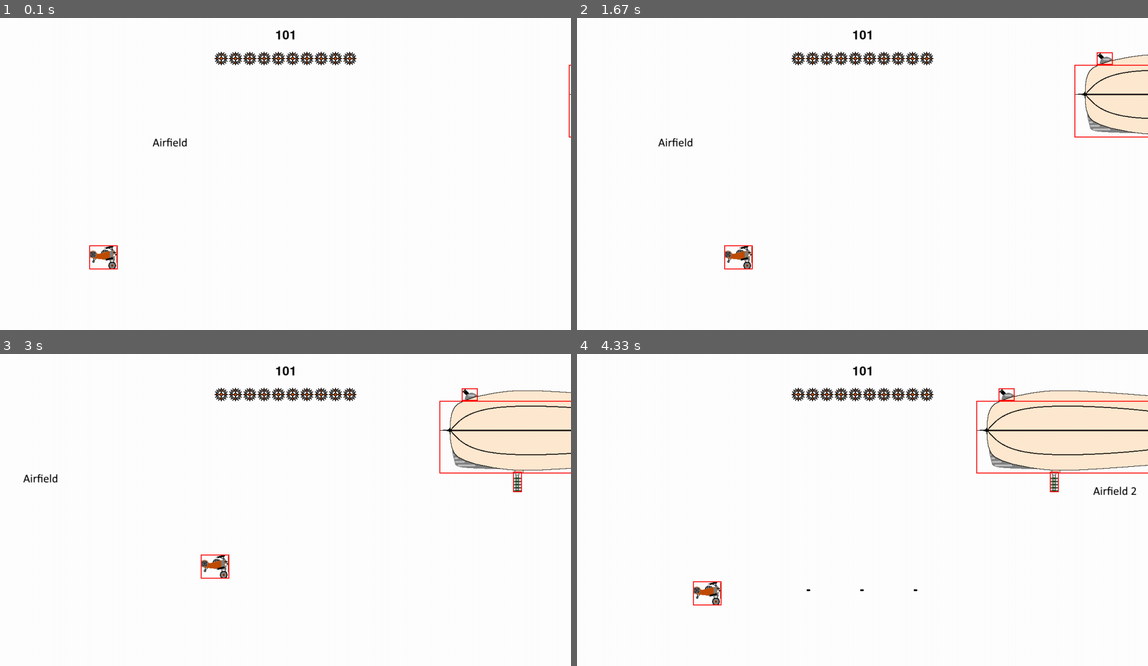
Above: before the commit, frames 1-4 (two rows, left to right).
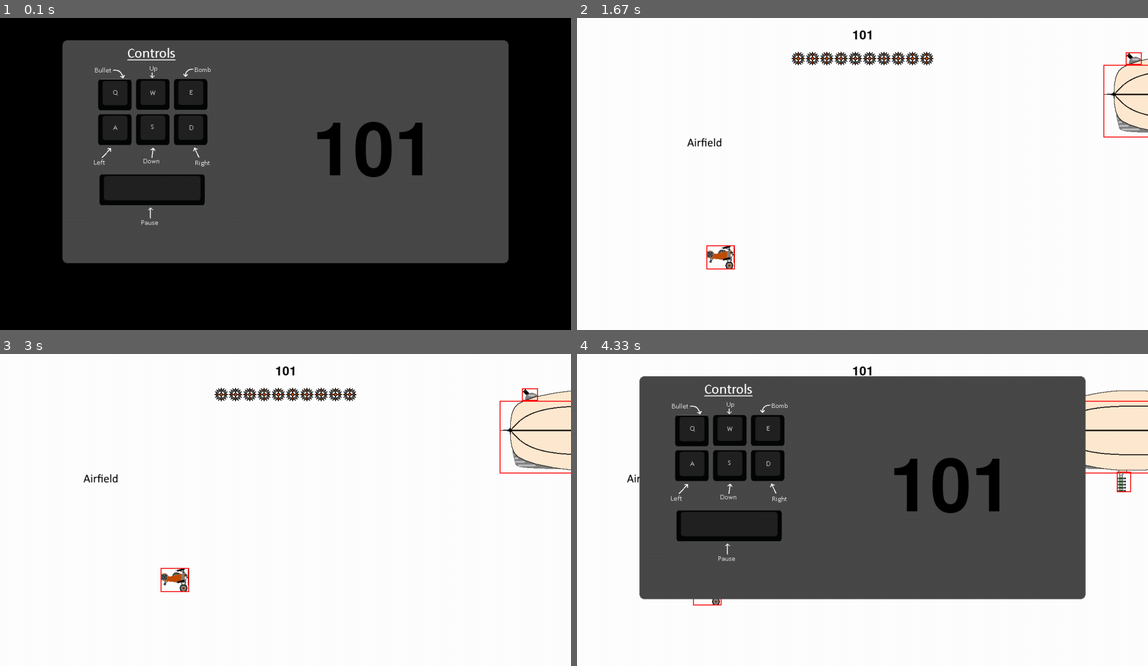
Above: after the commit, the same moments.

Repository: TKDominick/PyGame
Game: pygame game, started from WWIGame.py
The game is run twice, just before and just after one commit, with the same random seed, the same clock (stepped at 60 frames per second) and the same inputs.
Inputs:
- Up to frame 1 (0.1 s): no input
- Up to frame 2 (1.67 s): tap Space at 0.33, 1.17 s; hold Space 0.67-1.13 s; hold D 0.67-1.13 s; hold D from 1.5 s (still down)
- Up to frame 3 (3 s): release D at 1.97 s; hold W 2-2.3 s; tap Space at 2.07, 2.4, 2.7, 2.9 s; hold D 2.33-2.8 s; hold A from 2.83 s (still down)
- Up to frame 4 (4.33 s): tap Space at 3.2, 3.47, 3.8, 4.23 s; release A at 3.37 s; hold S 3.4-3.7 s; hold Q 3.73-4.13 s; hold A 3.73-4.13 s; hold A from 4.17 s (still down)

The runs differ from the first frame. In frame 1, 100% of the frame differs, in the area x 0-100%, y 0-100%; in frame 2, 2.3%; in frame 3, 4.1%; in frame 4, 56%.

Commit message:
Added end of game, finished bossfight, added bossplanes

Diff:
--- a/WWIGame.py
+++ b/WWIGame.py
@@ -5,7 +5,7 @@
 
 win = pygame.display.set_mode((1280,700))
 
-pygame.display.set_caption("Test Game")
+pygame.display.set_caption("Plane Shooter Game")
 
 Left = False
 Right = False
@@ -26,6 +26,9 @@
 bg2y = 0
 bg3x = 2560
 bg3y = 0
+
+paused = True
+won = False
 
 framecount = 0
 bossspawned = False
@@ -39,9 +42,7 @@
 BombCD = 3500
 BulletCD = 2000
 font = pygame.font.SysFont('sitkasmallsitkatextitalicsitkasubheadingitalicsitkaheadingitalicsitkadisplayitalicsitkabanneritalic.ttf', 42)
-
-
-
+font2 = pygame.font.SysFont('sitkasmallsitkatextitalicsitkasubheadingitalicsitkaheadingitalicsitkadisplayitalicsitkabanneritalic.ttf', 242)
 killed = []
 
 clock = pygame.time.Clock()
@@ -123,17 +124,26 @@
 			self.xvel = -40
 			self.xaccel =0
 			self.sprite = pygame.image.load('Bullet.png')
+		if projtype == 11:
+			self.damage = 1
+			self.move = 5
+			self.yvel = 0
+			self.yaccel = 0
+			self.xvel = -30
+			self.xaccel = 0
+			self.sprite = pygame.image.load('FBBullet.png')
 
 		if projtype == 12:
 			self.damage = 2
 			self.move = 3
-			self.yvel = -80
-			self.yaccel = 10
-			self.xvel = -60
+			self.yvel = -40
+			self.yaccel = 5
+			self.xvel = -20
 			self.xaccel = 0
 			self.sprite = pygame.image.load('FBBullet.png')
 		if projtype == 13:
 			self.x = x+54
+			self.damage = 2
 			self.move = 12
 			self.yvel = 3
 			self.yaccel = 0
@@ -142,7 +152,14 @@
 			self.sprite = pygame.image.load('FBMissile.png')
 			pass
 		if projtype == 14:
+			self.damage = 0
 			self.move = 99
+			Bossplane = Enemy(1300, 450, 9)
+			enemies.append(Bossplane)
+			Bossplane2 = Enemy(1450, 450, 9)
+			enemies.append(Bossplane2)
+			Bossplane3 = Enemy(1600, 450, 9)
+			enemies.append(Bossplane3)
 			self.sprite = pygame.image.load('BossProjectile.png')
 
 
@@ -171,7 +188,9 @@
 
 		elif self.move == 12: # targeting missile
 			if self.x < targetx:
-				self.x+= self.xvel
+				self.x += self.xvel
+			if self.x > targetx:
+				self.x -= self.xvel
 			if self.y < targety:
 				self.y += self.yvel
 			if self.y > targety:
@@ -179,7 +198,6 @@
 
 		elif self.move == 99:
 			pass
-
 	def Draw(self):
 		win.blit(self.sprite, (self.x, self.y))
 
@@ -329,7 +347,7 @@
 			self.name = 'Aurora 1A'
 			self.x = x
 			self.y = y
-			self.health = 100
+			self.health = 15
 			self.vel = 10
 			self. width = 64
 			self.height = 64
@@ -346,15 +364,15 @@
 			self.name = 'Aurora Cannon'
 			self.x = x
 			self.y = y
-			self.health = 75
+			self.health = 125
 			self.vel = 5
 			self.width = 36
 			self.height = 28
 			self.sprite = pygame.image.load('BossCannon.png')
 			self.attacktype = 12
 			self.attacksprite = pygame.image.load('FBBullet.png')
-			self.attackCD = 2500
-			self.CDMAX = 2500
+			self.attackCD = 1000
+			self.CDMAX = 1000
 			self.movetype = 97
 			self.hitbox = (self.x, self.y, self.width, self.height)
 		if enemtype == 11: #Final Boss Missiles
@@ -363,15 +381,15 @@
 			self.name = 'Aurora Missiles'
 			self.x = x
 			self.y = y
-			self.health = 50
+			self.health = 100
 			self.vel = 5
-			self.width = 20
+			self.width = 32
 			self.height = 46
 			self.sprite = pygame.image.load('BossMissiles.png')
 			self.attacktype = 13
 			self.attacksprite = pygame.image.load('FBMissile.png')
-			self.attackCD = 10000
-			self.CDMAX = 12500
+			self.attackCD = 5000
+			self.CDMAX = 5000
 			self.movetype = 98
 			self.hitbox = (self.x , self.y, self.width, self.height)
 		if enemtype == 12: #Final Boss
@@ -387,8 +405,8 @@
 			self.sprite = pygame.image.load('FinalBossBlimp.png')
 			self.attacktype = 14
 			self.attacksprite = pygame.image.load('FinalBossPlane.png')
-			self.attackCD = 15000
-			self.CDMAX = 15000
+			self.attackCD = 8000
+			self.CDMAX = 12000
 			self.movetype = 99
 			self.hitbox = (self.x , self.y, self.width, self.height)
 
@@ -427,7 +445,14 @@
 			pass
 
 		if self.movetype == 6:
-			pass
+			if self.y < y - 20:
+				self.y += self.vel
+			if self.y > y + 20:
+				self.y -= self.vel
+			if self.x < x + 250:
+				self.x += self.vel
+			if self.x > x + 275:
+				self.x -= self.vel
 
 		if self.movetype == 7:
 			pass
@@ -597,7 +622,7 @@
 	for explosion in explosions:
 		win.blit(pygame.image.load('Explosion.png'), explosion)
 
-	pygame.display.update()
+	pygame.display.flip()
 
 def GetWave():
 	global killed
@@ -629,160 +654,205 @@
 run = True
 while run:
 	clock.tick(20)
-
-	BackgroundRunner()
-	GetWave()
+	keys = pygame.key.get_pressed()
+
+
+	if paused:
+
+		for event in pygame.event.get():
+			if event.type == pygame.QUIT:
+				run = False
+
+
+		pausedscreen = pygame.image.load('PausedScreen.png')
+		win.blit(pausedscreen, (140, 50))
+		textplate = font2.render(str(score), True, (0, 0, 0))
+		if len(str(score)) == 1:
+			win.blit(textplate, (800, 220))
+		if len(str(score)) == 2:
+			win.blit(textplate, (750, 220))
+		if len(str(score)) == 3:
+			win.blit(textplate, (700, 220))
+
+		pygame.display.flip()
+
+		if keys[pygame.K_SPACE]:
+			paused = False
+
+	else:
+
+		BackgroundRunner()
+		GetWave()
+
+		for event in pygame.event.get():
+			if event.type == pygame.QUIT:
+				run = False
+
+		while True:
+
+			if keys[pygame.K_a] and Plane.x > Plane.vel - 1:
+				Plane.x -= Plane.vel
+			elif keys[pygame.K_d] and Plane.x < 1280 - Plane.width - Plane.vel + 10:
+				Plane.x += Plane.vel
+			if keys[pygame.K_w] and Plane.y > Plane.vel - 1:
+				Plane.y -= Plane.vel
+			if keys[pygame.K_s] and Plane.y < 600 - Plane.height - Plane.vel + 10:
+				Plane.y += Plane.vel
+
+			if keys[pygame.K_q] and BulletCD == 0:
+				if len(bullets) < 10:
+					PlayerBullet = Projectile(Plane.x + 35, Plane.y + 26, 1)
+					bullets.append(PlayerBullet)
+					BulletCD += 150
+				elif len(bullets) == 10:
+					BulletCD += 3500
+			if keys[pygame.K_e] and BombCD == 0:
+				if len(bombs) < 5:
+					PlayerBomb = Projectile(Plane.x + 20, Plane.y + 40, 2)
+					bombs.append(PlayerBomb)
+					BombCD += 400
+				if len(bombs) >= 2:
+					BombCD += 5000
+			break     #Key Presses
+
+		if BulletCD != 0:
+			BulletCD -= 50
+		if BombCD != 0:
+			BombCD -= 50
+
+		for bullet in bullets:
+			if 0 < bullet.x < 1280:
+				bullet.Move(Plane.x, Plane.y)
+			else:
+				bullets.pop(bullets.index(bullet))
+
+		for bomb in bombs:
+			if 0 < bomb.x < 1280 and bomb.y < 700:
+				bomb.Move(Plane.x, Plane.y)
+			else:
+				bombs.pop(bombs.index(bomb))
+
+		for enemy in enemies:
+			enemy.Move(Plane.x,Plane.y)
+			if enemy.attackCD <= 0:
+				EnemyAttack = Projectile(enemy.x, enemy.y, enemy.attacktype)
+				enemyattacks.append(EnemyAttack)
+				enemy.attackCD = enemy.CDMAX
+			else:
+				enemy.attackCD -= 40
+			if enemy.type < 12:
+				enemy.hitbox = (enemy.x, enemy.y, enemy.width, enemy.height)
+			else:
+				enemy.hitbox = (enemy.x, enemy.y + 23, enemy.width, enemy.height)
+
+			while True:
+				if enemy.type < 12:
+					for bullet in bullets:
+						if ColissionDetect(enemy.x, enemy.y, enemy.width, enemy.height, bullet.x, bullet.y):
+							enemy.health -= 3
+							Explosion = (bullet.x,bullet.y)
+							explosions.append(Explosion)
+							bullets.pop(bullets.index(bullet))
+
+					for bomb in bombs:
+						if ColissionDetect(enemy.x, enemy.y, enemy.width, enemy.height, bomb.x, bomb.y):
+							enemy.health -= 10
+							Explosion = (bomb.x,bomb.y)
+							explosions.append(Explosion)
+							bombs.pop(bombs.index(bomb))
+				else:
+					for bullet in bullets:
+						if ColissionDetect(enemy.x, enemy.y + 23, enemy.width, enemy.height, bullet.x, bullet.y):
+							enemy.health -= 3
+							Explosion = (bullet.x, bullet.y)
+							explosions.append(Explosion)
+							bullets.pop(bullets.index(bullet))
+
+					for bomb in bombs:
+						if ColissionDetect(enemy.x, enemy.y + 23, enemy.width, enemy.height, bomb.x, bomb.y):
+							enemy.health -= 10
+							Explosion = (bomb.x, bomb.y)
+							explosions.append(Explosion)
+							bombs.pop(bombs.index(bomb))
+
+				break
+
+			if enemy.type < 12:
+				if enemy.health <= 0:
+					killed.append(enemy.name)
+					score += enemy.score
+					enemies.pop(enemies.index(enemy))
+			else:
+				if enemy.health <= 0:
+					killed.append(enemy.name)
+					score += enemy.score
+					run = False
+					won = True
+					enemies.pop(enemies.index(enemy))
+
+
+		for attack in enemyattacks:
+			if 0 < attack.x < 1280 and attack.y < 700:
+				attack.Move(Plane.x, Plane.y)
+				attack.Draw()
+			else:
+				enemyattacks.pop(enemyattacks.index(attack))
+
+			if ColissionDetect(Plane.x, Plane.y, Plane.width, Plane.height, attack.x, attack.y):
+				Plane.health -= attack.damage
+				Explosion = (attack.x,attack.y)
+				explosions.append(Explosion)
+				enemyattacks.pop(enemyattacks.index(attack))
+
+		Plane.hitbox = (Plane.x, Plane.y + (64 - Plane.height), Plane.width, Plane.height)
+
+		if framecount + 1 > 24:
+			framecount = 0
+
+		if framecount % 6 == 0:
+			explosions = []
+		framecount += 1
+		redrawGameWindow()
+		if Plane.health <= 0:
+			run = False
+			won = False
+
+		if keys[pygame.K_SPACE]:
+			paused = True
+
+while True:
+	clock.tick(40)
+	keys = pygame.key.get_pressed()
 
 	for event in pygame.event.get():
 		if event.type == pygame.QUIT:
-			run = False
-
-	while True:
-		keys = pygame.key.get_pressed()
-
-		if keys[pygame.K_q]:
-			pass
-
-		if keys[pygame.K_a] and Plane.x > Plane.vel - 1:
-			Plane.x -= Plane.vel
-			Left = True
-			Right = False
-			Up = False
-			Down = False
-
-		elif keys[pygame.K_d] and Plane.x < 1280 - Plane.width - Plane.vel + 10:
-			Plane.x += Plane.vel
-			Left = False
-			Right = True
-			Up = False
-			Down = False
-		else:
-			Left = False
-			Right = False
-			Up = False
-			Down = False
-
-
-		if keys[pygame.K_w] and Plane.y > Plane.vel - 1:
-			Plane.y -= Plane.vel
-
-		if keys[pygame.K_s] and Plane.y < 600 - Plane.height - Plane.vel + 10:
-			Plane.y += Plane.vel
-
-		if keys[pygame.K_q] and BulletCD == 0:
-			if len(bullets) < 10:
-				PlayerBullet = Projectile(Plane.x + 35, Plane.y + 26, 1)
-				bullets.append(PlayerBullet)
-				BulletCD += 150
-			elif len(bullets) == 10:
-				BulletCD += 3500
-		if keys[pygame.K_e] and BombCD == 0:
-			if len(bombs) < 5:
-				PlayerBomb = Projectile(Plane.x + 20, Plane.y + 40, 2)
-				bombs.append(PlayerBomb)
-				BombCD += 400
-			if len(bombs) >= 2:
-				BombCD += 5000
-		break     #Key Presses
-
-	if BulletCD != 0:
-		BulletCD -= 50
-	if BombCD != 0:
-		BombCD -= 50
-
-	for bullet in bullets:
-		if 0 < bullet.x < 1280:
-			bullet.Move(Plane.x, Plane.y)
-		else:
-			bullets.pop(bullets.index(bullet))
-
-	for bomb in bombs:
-		if 0 < bomb.x < 1280 and bomb.y < 700:
-			bomb.Move(Plane.x, Plane.y)
-		else:
-			bombs.pop(bombs.index(bomb))
-
-	for enemy in enemies:
-		enemy.Move(Plane.x,Plane.y)
-		if enemy.attackCD <= 0:
-			EnemyAttack = Projectile(enemy.x, enemy.y, enemy.attacktype)
-			enemyattacks.append(EnemyAttack)
-			enemy.attackCD = enemy.CDMAX
-		else:
-			enemy.attackCD -= 40
-		if enemy.type < 12:
-			enemy.hitbox = (enemy.x, enemy.y, enemy.width, enemy.height)
-		else:
-			enemy.hitbox = (enemy.x, enemy.y + 23, enemy.width, enemy.height)
-
-		while True:
-			if enemy.type < 12:
-				for bullet in bullets:
-					if ColissionDetect(enemy.x, enemy.y, enemy.width, enemy.height, bullet.x, bullet.y):
-						enemy.health -= 3
-						Explosion = (bullet.x,bullet.y)
-						explosions.append(Explosion)
-						bullets.pop(bullets.index(bullet))
-
-				for bomb in bombs:
-					if ColissionDetect(enemy.x, enemy.y, enemy.width, enemy.height, bomb.x, bomb.y):
-						enemy.health -= 10
-						Explosion = (bomb.x,bomb.y)
-						explosions.append(Explosion)
-						bombs.pop(bombs.index(bomb))
-			else:
-				for bullet in bullets:
-					if ColissionDetect(enemy.x, enemy.y + 23, enemy.width, enemy.height, bullet.x, bullet.y):
-						enemy.health -= 3
-						Explosion = (bullet.x, bullet.y)
-						explosions.append(Explosion)
-						bullets.pop(bullets.index(bullet))
-
-				for bomb in bombs:
-					if ColissionDetect(enemy.x, enemy.y + 23, enemy.width, enemy.height, bomb.x, bomb.y):
-						enemy.health -= 10
-						Explosion = (bomb.x, bomb.y)
-						explosions.append(Explosion)
-						bombs.pop(bombs.index(bomb))
-
-			break
-
-		if enemy.type < 12:
-			if enemy.health <= 0:
-				killed.append(enemy.name)
-				score += enemy.score
-				enemies.pop(enemies.index(enemy))
-		else:
-			if enemy.health <= 0:
-				killed.append(enemy.name)
-				score += enemy.score
-				run = False
-				enemies.pop(enemies.index(enemy))
-
-
-	for attack in enemyattacks:
-		if 0 < attack.x < 1280 and attack.y < 700:
-			attack.Move(Plane.x, Plane.y)
-			attack.Draw()
-		else:
-			enemyattacks.pop(enemyattacks.index(attack))
-
-		if ColissionDetect(Plane.x, Plane.y, Plane.width, Plane.height, attack.x, attack.y):
-			Plane.health -= attack.damage
-			Explosion = (attack.x,attack.y)
-			explosions.append(Explosion)
-			enemyattacks.pop(enemyattacks.index(attack))
-
-	Plane.hitbox = (Plane.x, Plane.y + (64 - Plane.height), Plane.width, Plane.height)
-
-	if framecount + 1 > 24:
-		framecount = 0
-
-	if framecount % 6 == 0:
-		explosions = []
-	framecount += 1
-	redrawGameWindow()
-	if Plane.health <= 0:
-		run = False
+			pygame.quit()
+
+
+	if won:
+		winscreen = pygame.image.load('WinScreen.png')
+		win.blit(winscreen, (140, 50))
+		textplate = font2.render(str(score), True, (0, 0, 0))
+		if len(str(score)) == 1:
+			win.blit(textplate, (800, 220))
+		if len(str(score)) == 2:
+			win.blit(textplate, (750, 220))
+		if len(str(score)) == 3:
+			win.blit(textplate, (700, 220))
+
+		pygame.display.flip()
+	else:
+		lossscreen = pygame.image.load('LossScreen.png')
+		win.blit(lossscreen, (140, 50))
+		textplate = font2.render(str(score), True, (0, 0, 0))
+		if len(str(score)) == 1:
+			win.blit(textplate, (800, 220))
+		if len(str(score)) == 2:
+			win.blit(textplate, (750, 220))
+		if len(str(score)) == 3:
+			win.blit(textplate, (700, 220))
+
+		pygame.display.flip()
+
 
 pygame.quit()
Binary file changed: BossMissiles.png
Binary file changed: FBBullet.png
Binary file changed: FinalBossPlane.png
Binary file added: LossScreen.png
Binary file added: PausedScreen.png
Binary file added: WinScreen.png
